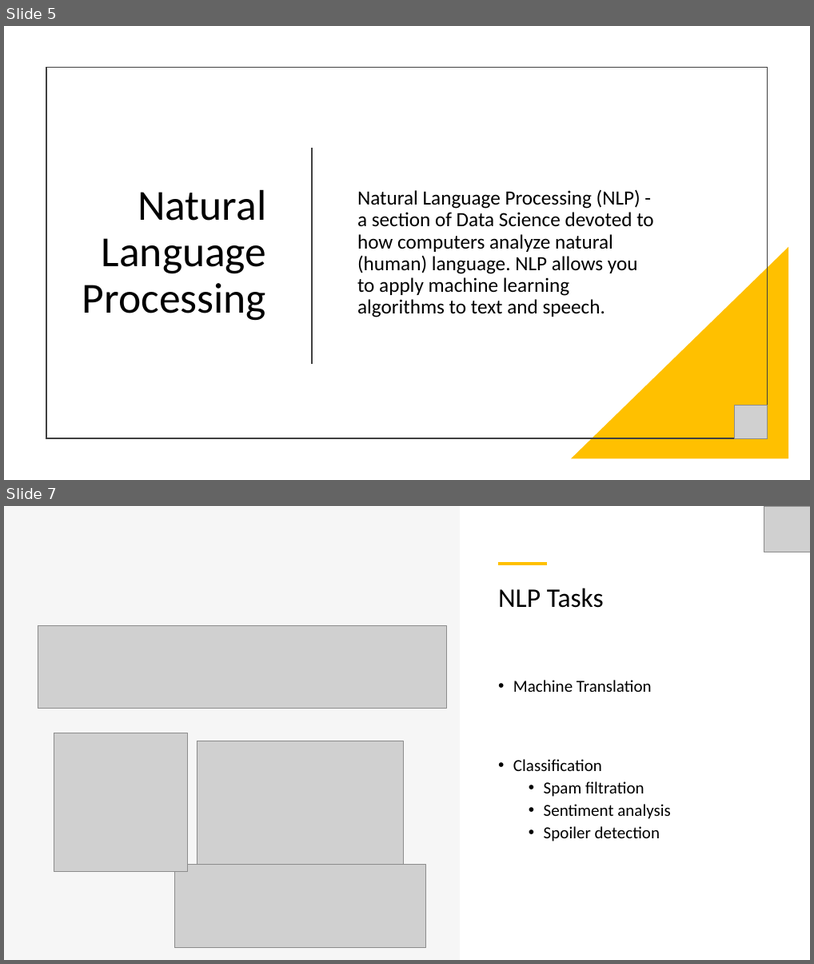
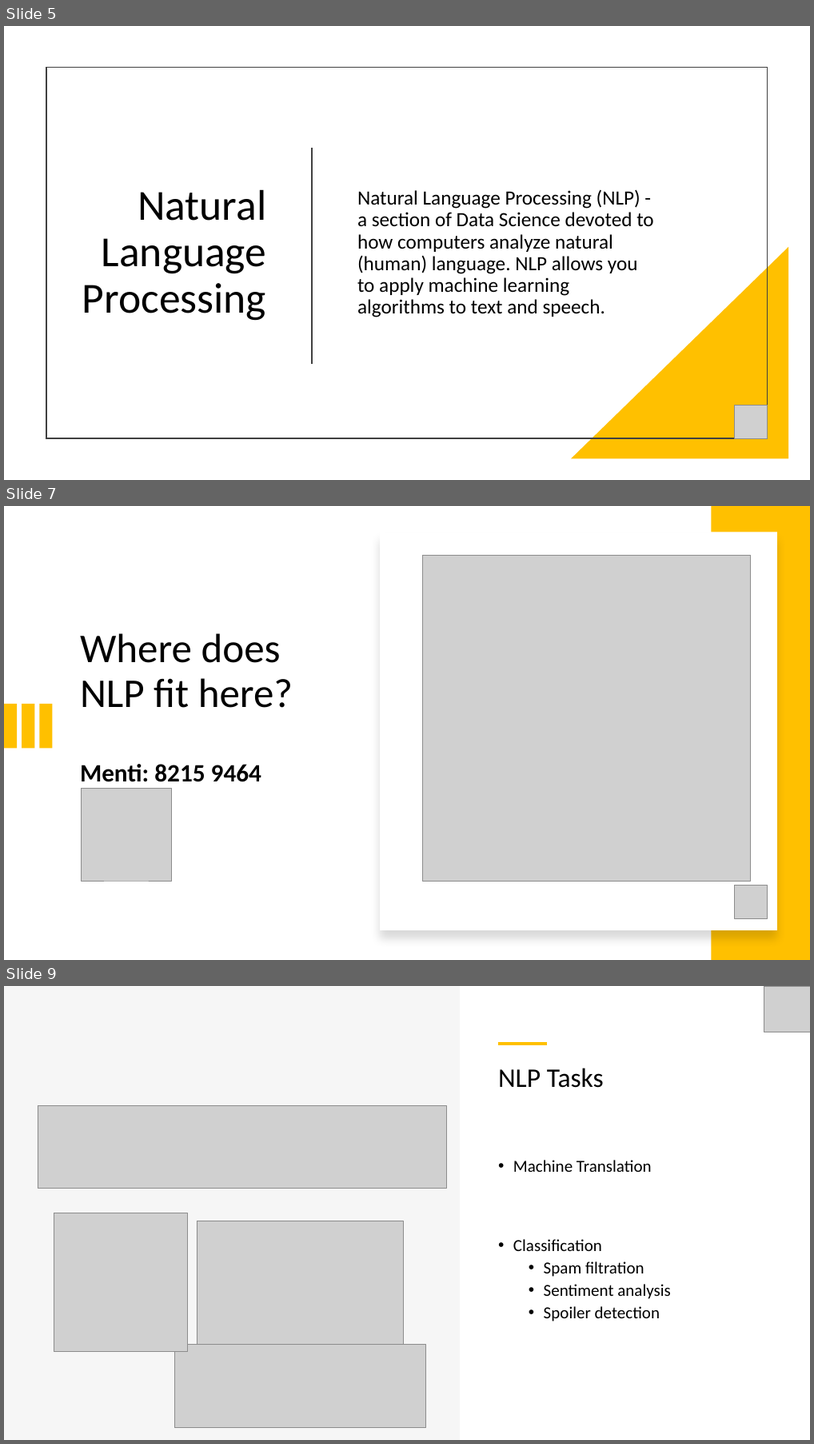
Before and after one commit to royn5618/PyConIreland_23, a slide deck: Slides.pptx. Shown one above the other, each under a label of ours: slides 5 and 7 before the commit, slides 5, 7 and 9 after it; the slides between them are not shown. The pictures are 814x964 and 814x1444 pixels, drawn with LibreOffice and Linux fonts; fonts in the diff are those of the drawing; grey boxes stand for pictures. Boxes give left, top, right and bottom in pixels: in the first picture for what was removed or moved away, otherwise in the second. Text is boxed around its words. In the diff, an @@ line names an element or a change of style, - is before the commit and + after.

Commit message:
Final Slides with QR and Menti

```diff
--- a/Slides.pptx
+++ b/Slides.pptx
@@ slide 7 added at [4,506,810,960], background #FFFFFF @@
@@ rectangle added at [712,506,810,960], fill #FFC000 @@
@@ rectangle added at [380,532,778,930], fill #FFFFFF @@
@@ picture added at [423,556,751,881] @@
@@ title added at [80,633,293,782], 48.6 pt, text #000000 @@
+Where does NLP fit here?
+Menti: 8215 9464
@@ rectangle added at [4,704,17,748], fill #FFC000 @@
@@ rectangle added at [22,704,34,748], fill #FFC000 @@
@@ rectangle added at [40,704,52,748], fill #FFC000 @@
@@ picture added at [81,788,171,881] @@
@@ picture added at [734,884,768,918] @@
@@ what was slide 7 is now slide 9 @@
```
Also in this commit, not shown: 6 slides changed, 1 other slide added.
